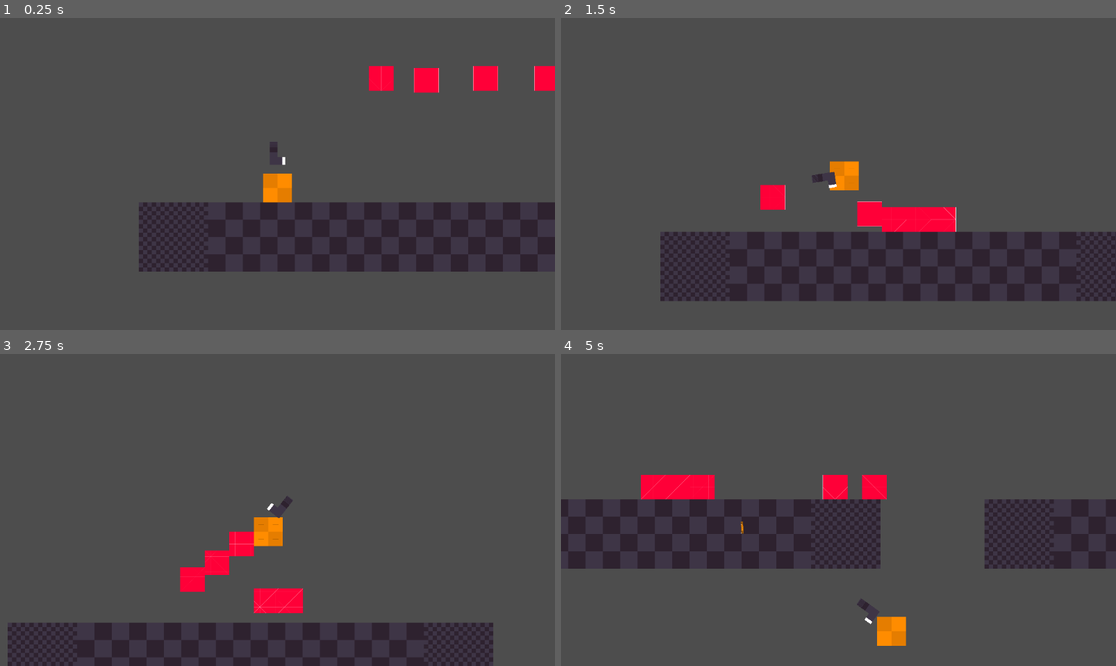
Above: before the commit, frames 1-4 (two rows, left to right).
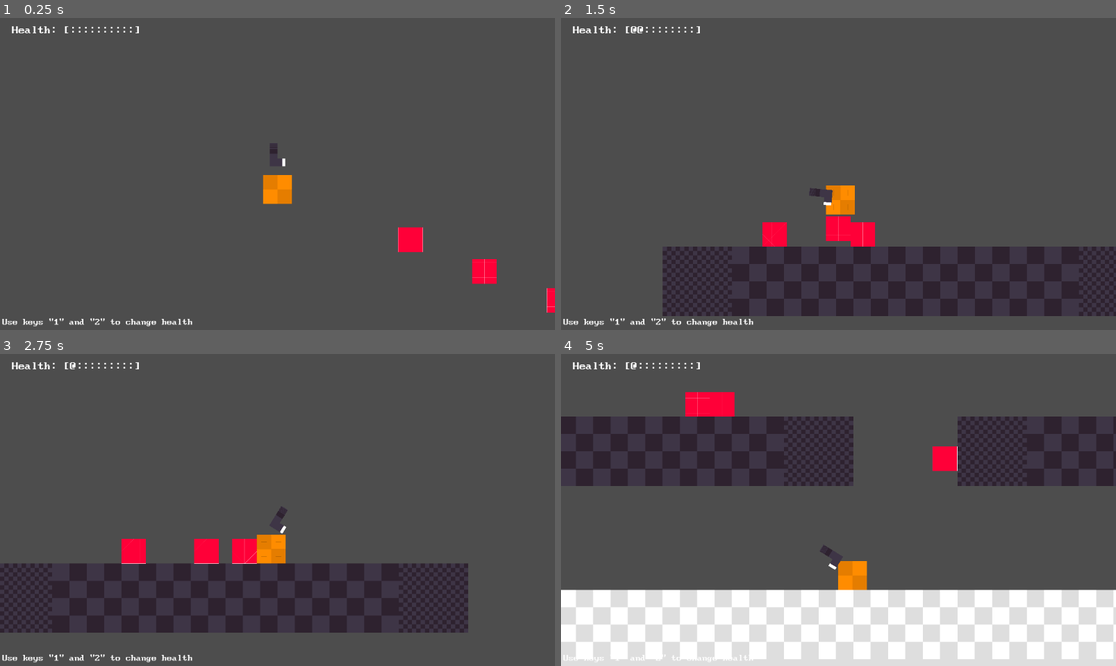
Above: after the commit, the same moments.

Repository: MemeCake789/Delta
Game: Godot game, scene res://scenes/main.tscn
The game is run twice, just before and just after one commit, with the same random seed, the same clock (stepped at 60 frames per second) and the same inputs.
Inputs (mouse positions are in pixels of both pictures, inside the frame that each line leads up to):
- Up to frame 1 (0.25 s): no input
- Up to frame 2 (1.5 s): move the mouse to (960, 158) at 0.52 s; hold D (move_right) from 0.53 s (still down); tap 1 (one) at 0.6 s; tap W (jump) at 0.77 s; tap 2 (two) at 0.8, 1.35 s; move the mouse to (727, 189) at 1.27 s
- Up to frame 3 (2.75 s): tap W (jump) at 1.52 s; tap 1 (one) at 1.55, 2.1 s; move the mouse to (333, 441) at 2.02 s; release D (move_right) at 2.03 s; hold A (move_left) from 2.03 s (still down); tap 2 (two) at 2.3 s
- Up to frame 4 (5 s): move the mouse to (810, 572) at 2.77 s; release A (move_left) at 2.78 s; hold D (move_right) 2.78-4.28 s; tap Shift (run) at 2.85 s; tap W (jump) at 3.02, 3.77, 4.52 s; tap 1 (one) at 3.05, 4.55 s; move the mouse to (1005, 556) at 3.52 s; press the mouse at (1005, 556) at 3.53 s; tap 2 (two) at 3.8, 4.35 s; move the mouse to (672, 463) at 4.27 s; release the mouse at (672, 463) at 4.28 s; hold A (move_left) from 4.28 s (still down)

The runs differ from the first frame. In frame 1, 11% of the frame differs, in the area x 0-100%, y 2-99%; in frame 2, 8.2%; in frame 3, 17%; in frame 4, 48%, in the area x 0-100%, y 2-100%.

Commit message:
Ui Setup

Diff:
--- a/project.godot
+++ b/project.godot
@@ -14,6 +14,10 @@
 run/main_scene="res://scenes/main.tscn"
 config/features=PackedStringArray("4.2", "GL Compatibility")
 config/icon="res://assets/icon.svg"
+
+[autoload]
+
+Player="*res://src/Player.gd"
 
 [file_customization]
 
--- a/scenes/main.tscn
+++ b/scenes/main.tscn
@@ -1,13 +1,15 @@
-[gd_scene load_steps=4 format=3 uid="uid://dsgmremitnucx"]
+[gd_scene load_steps=5 format=3 uid="uid://dsgmremitnucx"]
 
 [ext_resource type="PackedScene" uid="uid://bdyi8allsdfyv" path="res://scenes/player.tscn" id="1_yikqm"]
 [ext_resource type="TileSet" uid="uid://bqt5mxtfgj5mt" path="res://scenes/main.tres" id="2_0ka7e"]
 [ext_resource type="PackedScene" uid="uid://dvir70o6horkr" path="res://scenes/enemy.tscn" id="3_m06v7"]
+[ext_resource type="PackedScene" uid="uid://bl3aq6doi88md" path="res://scenes/ui.tscn" id="4_3psyh"]
 
 [node name="Main" type="Node2D"]
 
 [node name="Player" parent="." instance=ExtResource("1_yikqm")]
-position = Vector2(0, 150)
+unique_name_in_owner = true
+position = Vector2(-121, -519)
 
 [node name="TileMap" type="TileMap" parent="."]
 scale = Vector2(0.9, 0.9)
@@ -15,17 +17,13 @@
 format = 2
 layer_0/tile_data = PackedInt32Array(196606, 196608, 0, 262142, 196608, 0, 196607, 196608, 0, 262143, 196608, 0, 131072 …(17414 unchanged characters)…
 
-[node name="Enemy" parent="." instance=ExtResource("3_m06v7")]
-position = Vector2(864, -310)
+[node name="Enemy1" parent="." instance=ExtResource("3_m06v7")]
+position = Vector2(431, -310)
 
 [node name="Enemy2" parent="." instance=ExtResource("3_m06v7")]
-position = Vector2(431, -310)
+position = Vector2(738, -177)
 
 [node name="Enemy3" parent="." instance=ExtResource("3_m06v7")]
-position = Vector2(618, -302)
+position = Vector2(1049, -57)
 
-[node name="Enemy4" parent="." instance=ExtResource("3_m06v7")]
-position = Vector2(1322, -310)
-
-[node name="Enemy5" parent="." instance=ExtResource("3_m06v7")]
-position = Vector2(1118, -310)
+[node name="UI" parent="." instance=ExtResource("4_3psyh")]
--- /dev/null
+++ b/scenes/ui.tscn
@@ -0,0 +1,31 @@
+[gd_scene load_steps=3 format=3 uid="uid://bl3aq6doi88md"]
+
+[ext_resource type="Script" path="res://src/UI.gd" id="1_1n777"]
+[ext_resource type="FontFile" uid="uid://csfwswkk7tav4" path="res://assets/BigBlue_TerminalPlus.TTF" id="2_ca11s"]
+
+[node name="UI" type="CanvasLayer"]
+script = ExtResource("1_1n777")
+
+[node name="Health" type="RichTextLabel" parent="."]
+unique_name_in_owner = true
+offset_left = 25.0
+offset_top = 15.0
+offset_right = 629.0
+offset_bottom = 45.0
+size_flags_horizontal = 0
+size_flags_vertical = 0
+theme_override_fonts/normal_font = ExtResource("2_ca11s")
+theme_override_font_sizes/normal_font_size = 20
+text = "Health :  [ :::::::::: ]"
+
+[node name="RichTextLabel" type="RichTextLabel" parent="."]
+anchors_preset = 2
+anchor_top = 1.0
+anchor_bottom = 1.0
+offset_left = 5.0
+offset_top = -25.0
+offset_right = 435.0
+offset_bottom = -5.0
+grow_vertical = 0
+theme_override_fonts/normal_font = ExtResource("2_ca11s")
+text = "Use keys \"1\" and \"2\" to change health"
--- a/src/Player.gd
+++ b/src/Player.gd
@@ -18,6 +18,9 @@
 # Get the gravity from the project settings to be synced with RigidBody nodes.
 var gravity = ProjectSettings.get_setting("physics/2d/default_gravity")
 
+@export var health = 0
+
+
 
 func jump():
 	if Input.is_action_pressed("jump"):
@@ -37,6 +40,17 @@
 	else:
 		curentSpeed = walkSpeed
 		deceleration = 1500
+
+func _process(delta):
+	if Input.is_action_just_pressed("two"):
+		health += 1
+		if health > 10:
+			health = 10
+
+	if Input.is_action_just_pressed("one"):
+		health -= 1
+		if health < 0:
+			health = 0
 
 func _physics_process(delta):
 	# Add the gravity.
--- a/src/States/EnemyFollow.gd
+++ b/src/States/EnemyFollow.gd
@@ -10,14 +10,11 @@
 	timer.start()
 
 	player = get_tree().get_first_node_in_group("Player")
-	print_rich("[color=red]Enter on EnemyFollow[/color]")
+
 
 
 func Update(delta : float):
-	print_rich("[color=red]Update on EnemyFollow[/color]")
-
-	#var distance = enemy.global_position - player.global_position
-	print_rich("[color=red]Physics_Update on EnemyFollow[/color]")
+	pass
 
 	#if distance.length() > 500:
 		#Transitioned.emit(self, "idle")
--- a/src/States/EnemyIdle.gd
+++ b/src/States/EnemyIdle.gd
@@ -9,14 +9,11 @@
 func Enter():
 	timer.paused = false
 	timer.start()
+	player = get_tree().get_first_node_in_group("Player")
 
 
-
-	player = get_tree().get_first_node_in_group("Player")
-	print_rich("[color=blue]Enter on EnemyIdle[/color]")
-
 func Update(delta : float):
-	print_rich("[color=blue]Update on EnemyIdle[/color]")
+	pass
 
 func Physics_Update(delta : float):
 
@@ -24,7 +21,7 @@
 
 	var distance = enemy.global_position - player.global_position
 
-	print_rich("[color=blue]Physics_Update on EnemyIdle[/color]")
+
 
 
 
--- /dev/null
+++ b/src/UI.gd
@@ -0,0 +1,30 @@
+extends CanvasLayer
+
+var health_states = [
+	"[::::::::::]",
+	"[@:::::::::]",
+	"[@@::::::::]",
+	"[@@@:::::::]",
+	"[@@@@::::::]",
+	"[@@@@@:::::]",
+	"[@@@@@@::::]",
+	"[@@@@@@@:::]",
+	"[@@@@@@@@::]",
+	"[@@@@@@@@@:]",
+	"[@@@@@@@@@@]"
+]
+
+
+@onready var health = get_node("Health")
+# Called when the node enters the scene tree for the first time.
+func _ready():
+	pass
+
+
+# Called every frame. 'delta' is the elapsed time since the previous frame.
+func _process(delta):
+
+	health.text = "Health: " + health_states[Player.health]
+	##%Health.text = health_states[health]
+	#var offset = Player.velocity * delta
+	#health.position += offset
Binary file added: assets/BigBlue_TerminalPlus.TTF
Not shown, added: assets/BigBlue_TerminalPlus.TTF.import
